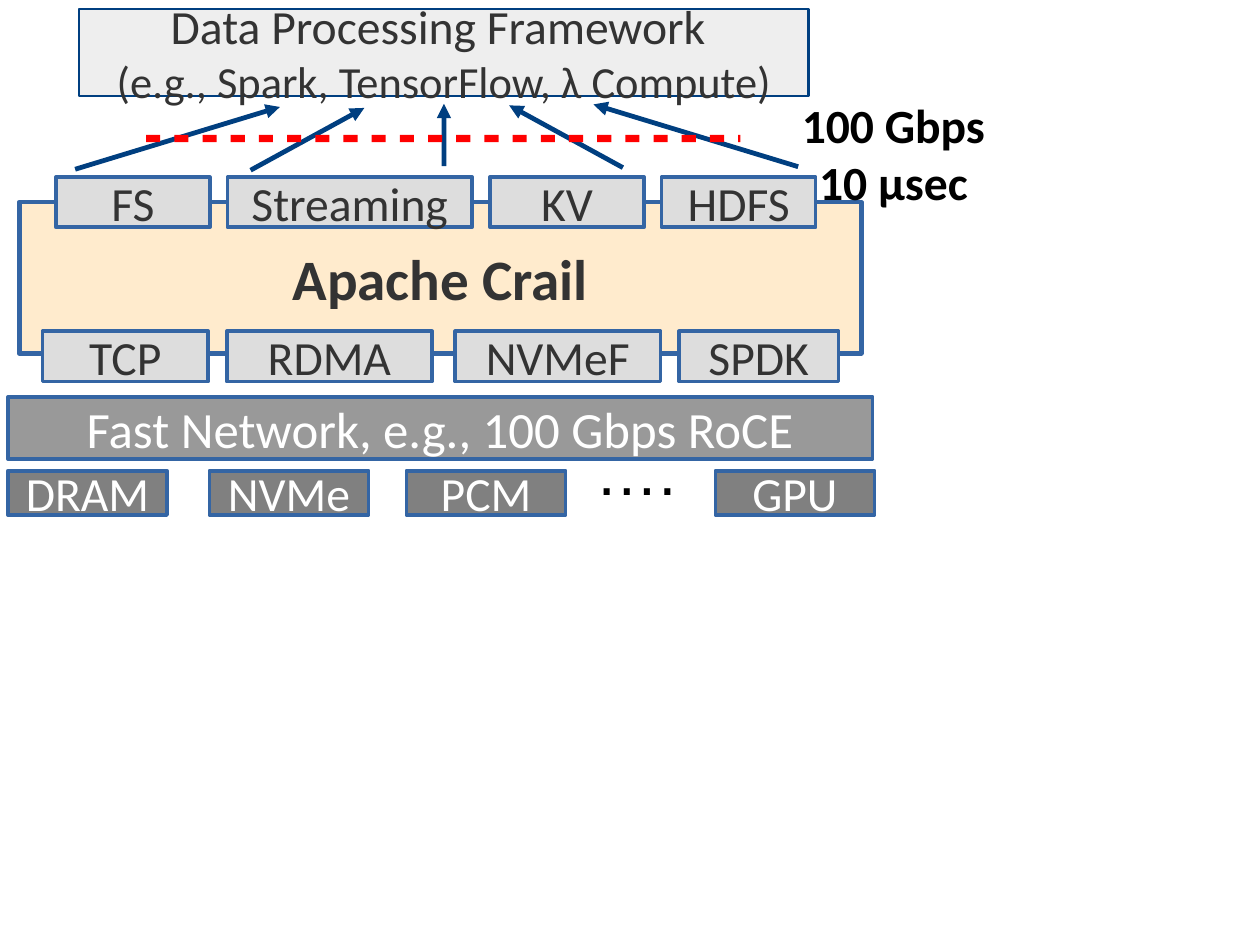
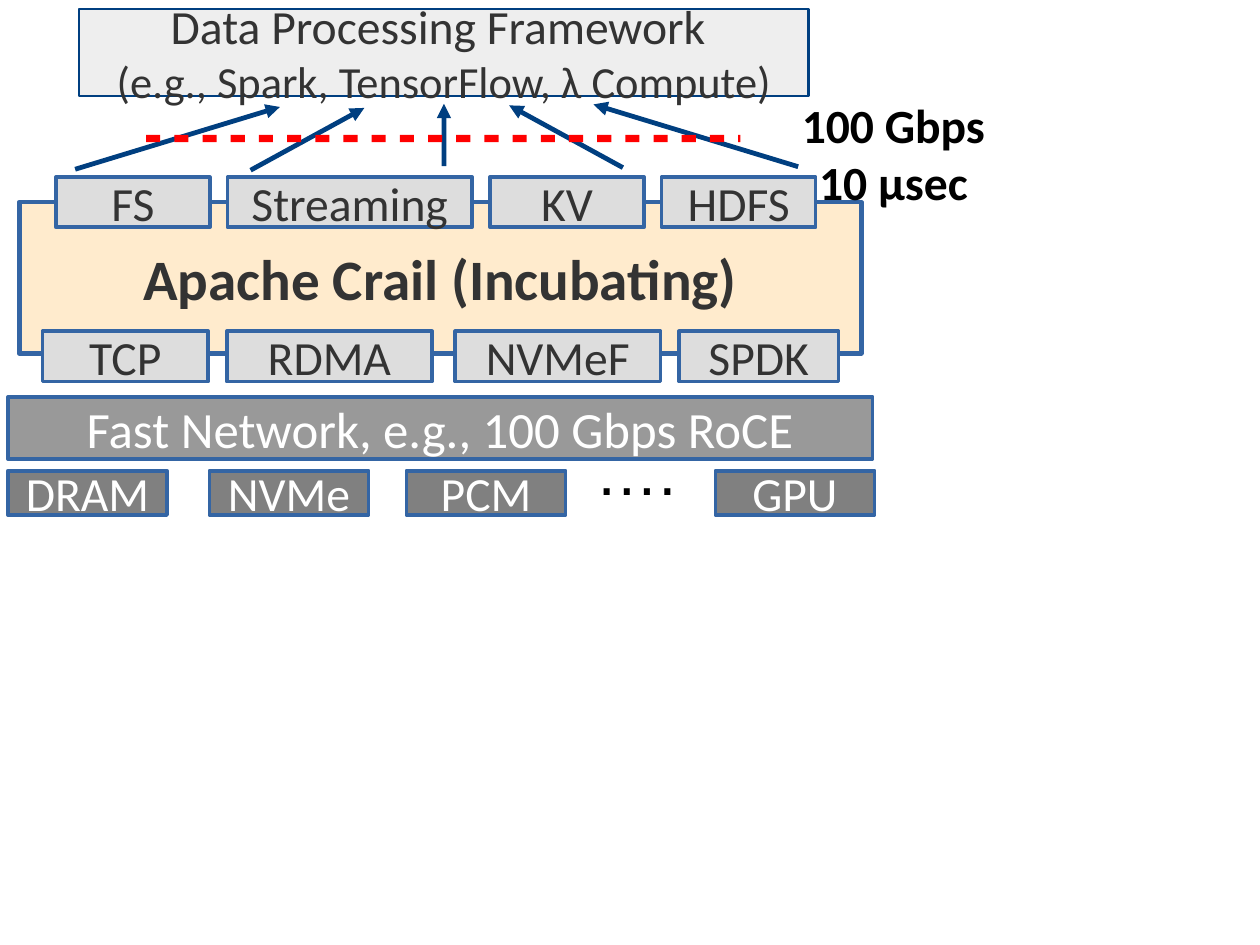
Before and after one commit to apache/incubator-crail-website, a slide deck: slide 2 of site/_graphix/stack.odp. Drawn at 1260x945 pixels with LibreOffice and Linux fonts; fonts in the diff are those of the drawing. Boxes give left, top, right and bottom in pixels: in the first picture for what was removed or moved away, otherwise in the second. Text is boxed around its words. In the diff, an @@ line names an element or a change of style, - is before the commit and + after.

Commit message:
[CRAIL-46] adding incubating text in the figures

```diff
--- a/site/_graphix/stack.odp
+++ b/site/_graphix/stack.odp
@@ text in rectangle at (x1=143, y1=258, x2=736, y2=310): text changed @@
-Apache Crail
+Apache Crail (Incubating)
```
Also in this commit, not shown: 1 other slide changed, 2 other files.
